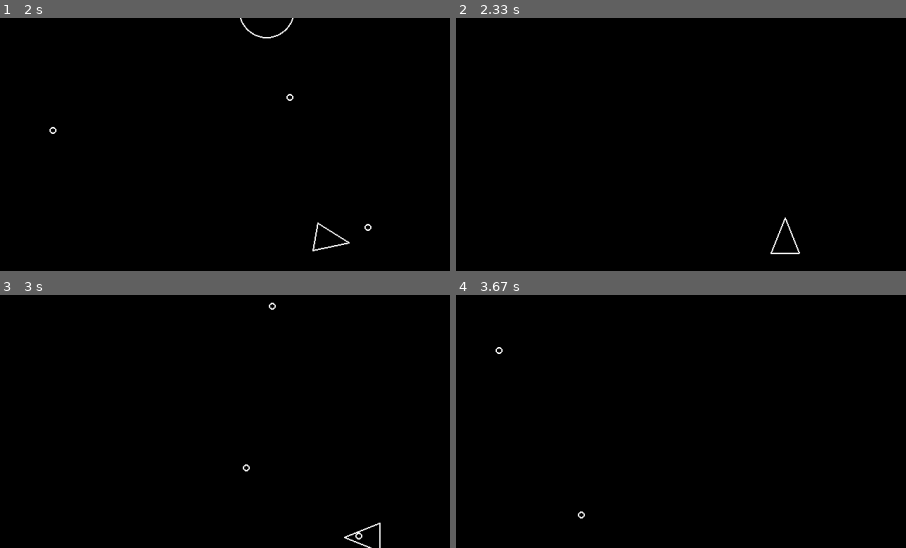
Above: before the commit, frames 1-4 (two rows, left to right).
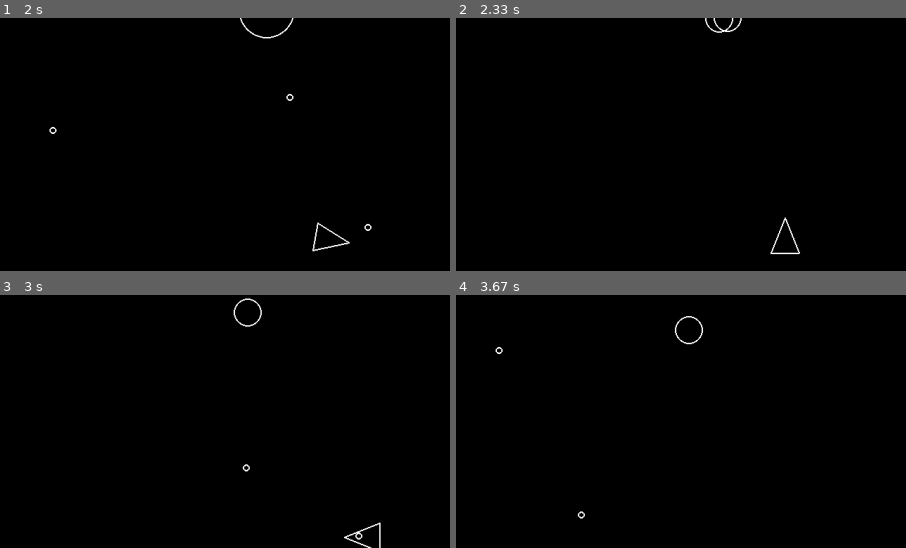
Above: after the commit, the same moments.

Repository: MartinFiorde/asteroids-pygame
Game: pygame game, started from main.py
The game is run twice, just before and just after one commit, with the same random seed, the same clock (stepped at 60 frames per second) and the same inputs.
Inputs:
- Up to frame 1 (2 s): tap Space at 0.33, 0.73, 1.03, 1.23, 1.57, 1.87 s; hold D 0.67-1.13 s; hold W 1.17-1.47 s; hold D 1.5-1.97 s
- Up to frame 2 (2.33 s): hold A from 2 s (still down); tap Space at 2.07 s
- Up to frame 3 (3 s): tap Space at 2.37, 2.63, 2.97 s; release A at 2.53 s; hold S 2.57-2.87 s; hold A from 2.9 s (still down)
- Up to frame 4 (3.67 s): tap Space at 3.27, 3.4 s; release A at 3.3 s; hold W from 3.33 s (still down)
The pictures show only the part of the screen within x 10-60%, y 0-50%; the shares and areas given below are measured in that part.

Frame 1 is identical in both runs. In frame 2, 0.1% of the frame differs, in the area x 55-64%, y 0-6%; in frame 3, 0.2%, in the area x 51-62%, y 1-13%; in frame 4, 0.2%.

Commit message:
refactor name

Diff:
--- a/main.py
+++ b/main.py
@@ -38,14 +38,14 @@
 
         for item in updatable:
             item.update(dt)
-        for item in asteroids:
-            if item.collision_with(player):
+        for asteroid in asteroids:
+            if asteroid.collision_with(player):
                 print("Game over!")
                 return
             for bullet in shoots:
-                if item.collision_with(bullet):
+                if asteroid.collision_with(bullet):
                     bullet.kill()
-                    item.kill()
+                    asteroid.split()
         for item in drawable:
             item.draw(screen)
 
